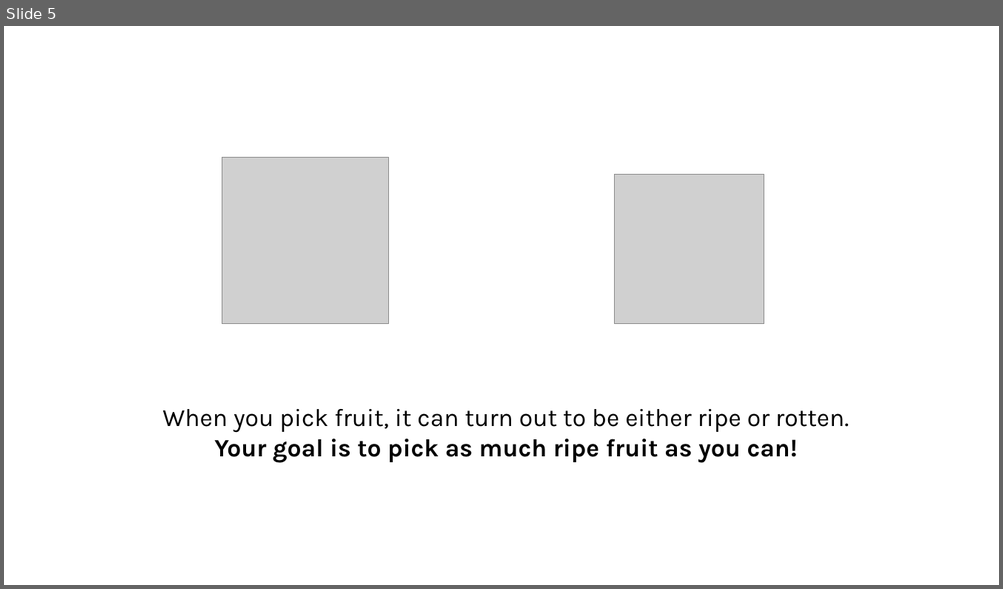
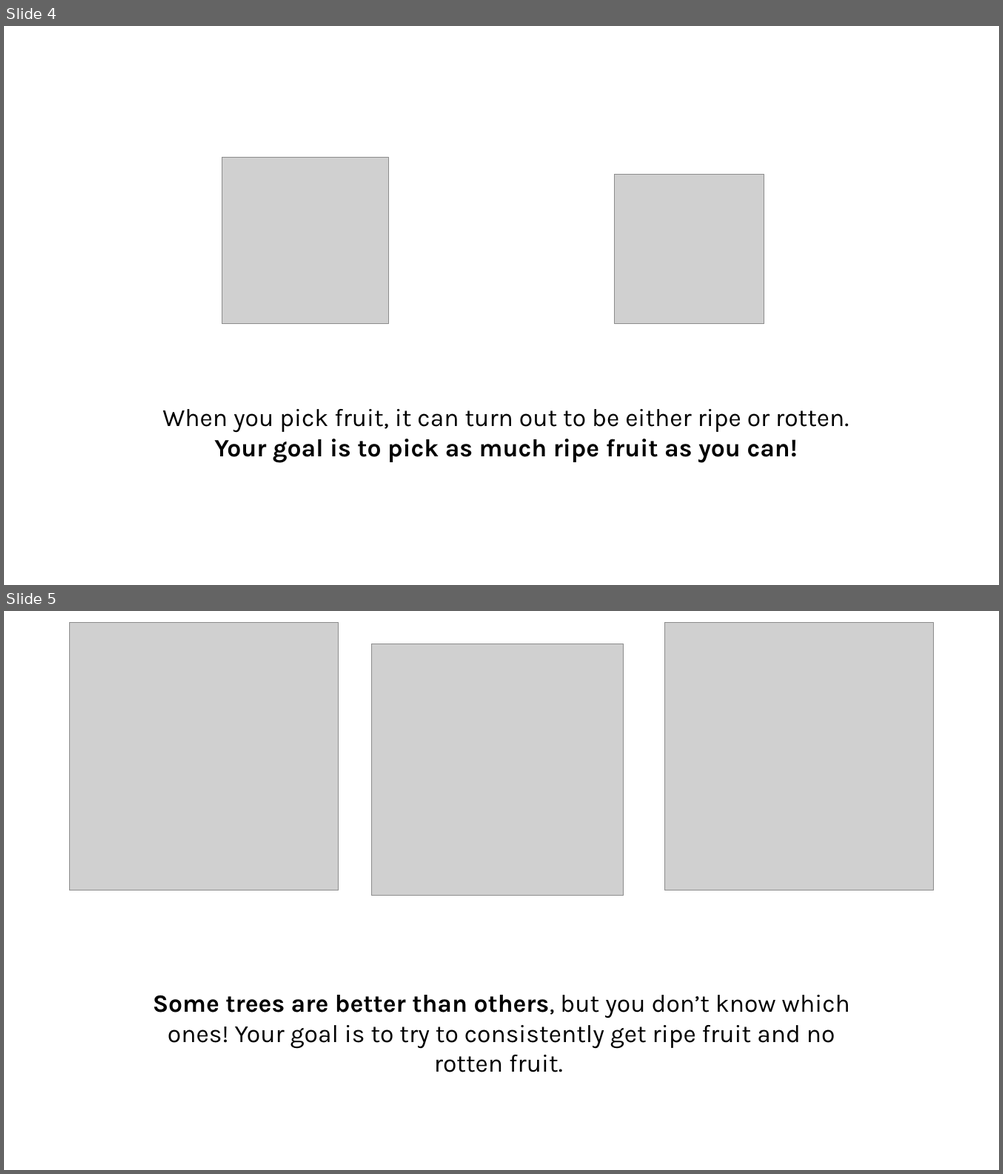
Before and after one commit to kateptrv/regret_eyetracking, a slide deck: experiment/images/instructions_08092025.pptx. Shown one above the other, each under a label of ours: slide 5 before the commit, slides 4 and 5 after it. The pictures are 1003x589 and 1003x1174 pixels, drawn with LibreOffice and Linux fonts; fonts in the diff are those of the drawing; grey boxes stand for pictures. Boxes give left, top, right and bottom in pixels: in the first picture for what was removed or moved away, otherwise in the second. Text is boxed around its words. In the diff, an @@ line names an element or a change of style, - is before the commit and + after.

```diff
--- a/experiment/images/instructions_08092025.pptx
+++ b/experiment/images/instructions_08092025.pptx
@@ slide 5 added at [4, 611, 999, 1170], background #FFFFFF @@
@@ picture added at [70, 622, 338, 891] @@
@@ picture added at [665, 622, 933, 891] @@
@@ picture added at [372, 644, 624, 896] @@
@@ text added at [153, 995, 850, 1049], 24 pt, text #000000 @@
+Some trees are better than others, but you don’t know which ones! Your goal is to try to consistently get ripe fruit and no rotten fruit.
@@ what was slide 5 is now slide 4 @@
```
Also in this commit, not shown: 1 slide changed.
